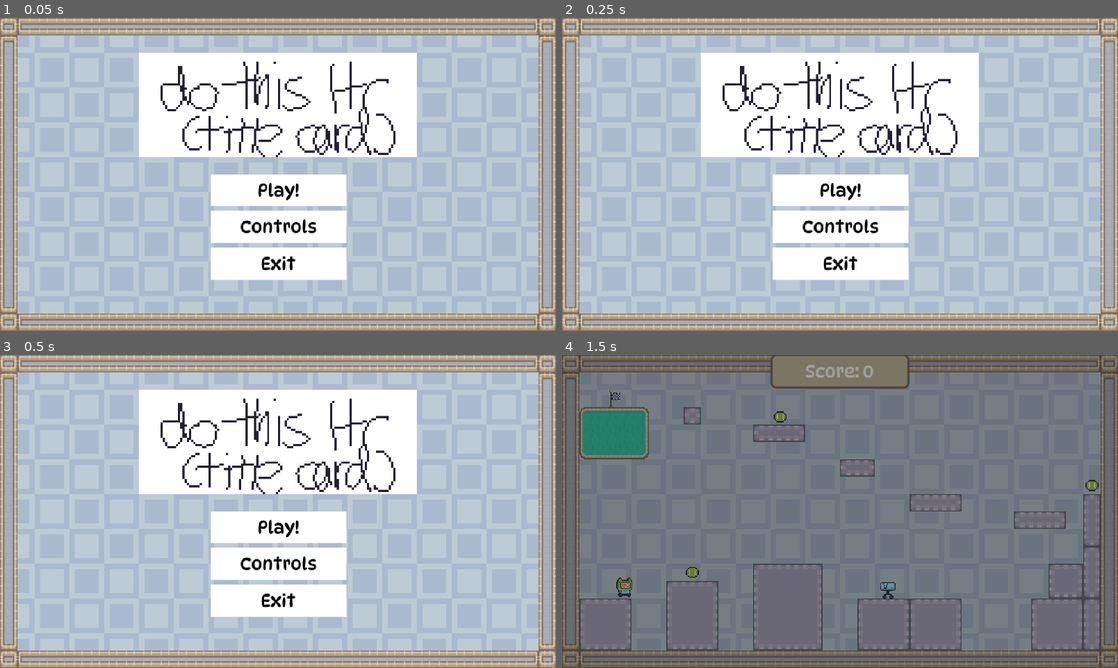
Above: before the commit, frames 1-4 (two rows, left to right).
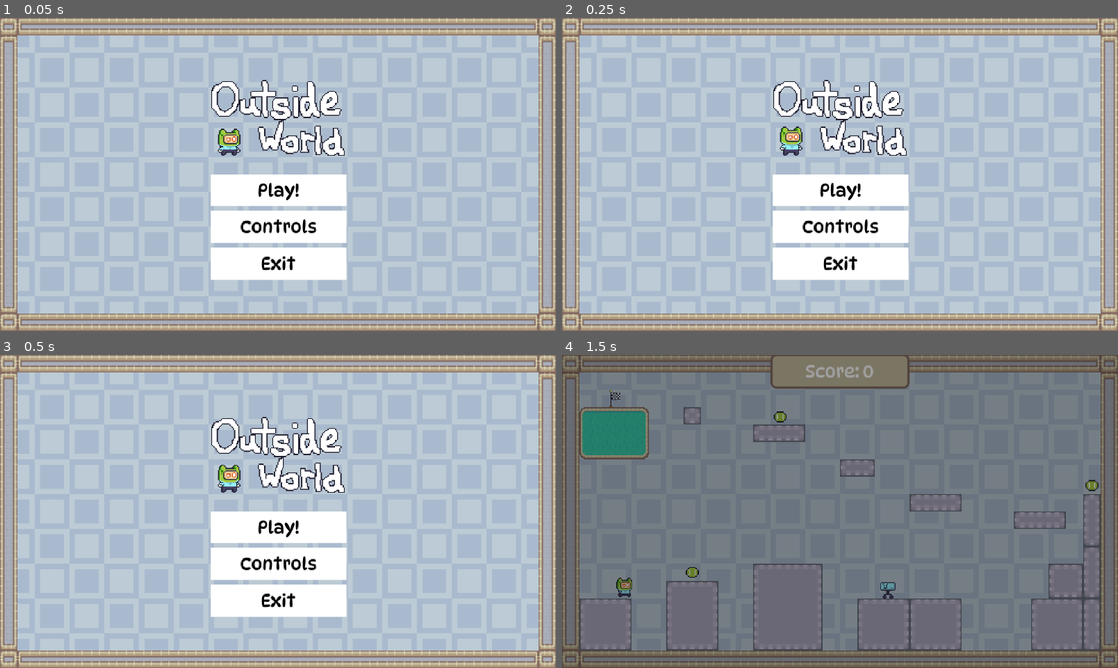
Above: after the commit, the same moments.

Repository: PokeGlitched/TheOutsideWorld
Game: Godot game, scene res://scenes/mainmenu.tscn
Two runs of this game, one before a commit and one after it. Both use one fixed random seed, a clock stepped at 60 frames per second and the inputs below.
Inputs (mouse positions are in pixels of both pictures, inside the frame that each line leads up to):
- Up to frame 1 (0.05 s): no input
- Up to frame 2 (0.25 s): no input
- Up to frame 3 (0.5 s): no input
- Up to frame 4 (1.5 s): click "Play!" at 0.5 s; tap Enter at 1.25 s; move the mouse to (962, 495) at 1.27 s; hold Right (right) from 1.28 s (still down); tap Alt at 1.35 s; click (962, 495) at 1.42 s

The runs differ from the first frame. In frame 1, 15% of the frame differs, in the area x 25-75%, y 11-45%; in frame 2, 15%; in frame 3, 15%; in frame 4, nothing differs.

Commit message:
finally made that titlecard

Diff:
--- a/scenes/mainmenu.tscn
+++ b/scenes/mainmenu.tscn
@@ -2,9 +2,9 @@
 
 [ext_resource type="Script" uid="uid://30cu8hw4ilrg" path="res://scripts/mainmenu.gd" id="1_3vvtq"]
 [ext_resource type="StyleBox" uid="uid://bpvpotjtw3p8x" path="res://assets/images/mainmenustuff/bgtexture.tres" id="1_r3g3c"]
-[ext_resource type="Texture2D" uid="uid://c50hvyygpmrer" path="res://assets/images/mainmenustuff/placeholder.png" id="3_3vvtq"]
 [ext_resource type="Texture2D" uid="uid://bnhm4b6s8qprk" path="res://assets/images/mainmenustuff/mainmenuborder.png" id="3_s5g8n"]
 [ext_resource type="FontFile" uid="uid://c7fbp2fltylha" path="res://assets/fonts/DynaPuff-VariableFont_wdth,wght.ttf" id="4_s5g8n"]
+[ext_resource type="Texture2D" uid="uid://bgtk7icq7c0il" path="res://assets/images/mainmenustuff/titlecard.png" id="5_7yvfd"]
 [ext_resource type="AudioStream" uid="uid://dvwm4xha1rki0" path="res://assets/sound/music.ogg" id="6_7yvfd"]
 
 [sub_resource type="StyleBoxFlat" id="StyleBoxFlat_r3g3c"]
@@ -17,6 +17,91 @@
 bg_color = Color(0.7529412, 0.7529412, 0.7529412, 1)
 
 [sub_resource type="StyleBoxEmpty" id="StyleBoxEmpty_dfy5j"]
+
+[sub_resource type="AtlasTexture" id="AtlasTexture_dfy5j"]
+atlas = ExtResource("5_7yvfd")
+region = Rect2(0, 0, 123, 70)
+
+[sub_resource type="AtlasTexture" id="AtlasTexture_85riq"]
+atlas = ExtResource("5_7yvfd")
+region = Rect2(123, 0, 123, 70)
+
+[sub_resource type="AtlasTexture" id="AtlasTexture_wf3n4"]
+atlas = ExtResource("5_7yvfd")
+region = Rect2(246, 0, 123, 70)
+
+[sub_resource type="AtlasTexture" id="AtlasTexture_h73c4"]
+atlas = ExtResource("5_7yvfd")
+region = Rect2(369, 0, 123, 70)
+
+[sub_resource type="AtlasTexture" id="AtlasTexture_uui5l"]
+atlas = ExtResource("5_7yvfd")
+region = Rect2(492, 0, 123, 70)
+
+[sub_resource type="AtlasTexture" id="AtlasTexture_4hago"]
+atlas = ExtResource("5_7yvfd")
+region = Rect2(615, 0, 123, 70)
+
+[sub_resource type="AtlasTexture" id="AtlasTexture_gjjcl"]
+atlas = ExtResource("5_7yvfd")
+region = Rect2(738, 0, 123, 70)
+
+[sub_resource type="AtlasTexture" id="AtlasTexture_kait0"]
+atlas = ExtResource("5_7yvfd")
+region = Rect2(861, 0, 123, 70)
+
+[sub_resource type="AtlasTexture" id="AtlasTexture_6pj40"]
+atlas = ExtResource("5_7yvfd")
+region = Rect2(984, 0, 123, 70)
+
+[sub_resource type="AtlasTexture" id="AtlasTexture_nkpmc"]
+atlas = ExtResource("5_7yvfd")
+region = Rect2(1107, 0, 123, 70)
+
+[sub_resource type="AtlasTexture" id="AtlasTexture_fsdjo"]
+atlas = ExtResource("5_7yvfd")
+region = Rect2(1230, 0, 123, 70)
+
+[sub_resource type="SpriteFrames" id="SpriteFrames_3wllo"]
+animations = [{
+"frames": [{
+"duration": 1.0,
+"texture": SubResource("AtlasTexture_dfy5j")
+}, {
+"duration": 1.0,
+"texture": SubResource("AtlasTexture_85riq")
+}, {
+"duration": 1.0,
+"texture": SubResource("AtlasTexture_wf3n4")
+}, {
+"duration": 1.0,
+"texture": SubResource("AtlasTexture_h73c4")
+}, {
+"duration": 1.0,
+"texture": SubResource("AtlasTexture_uui5l")
+}, {
+"duration": 1.0,
+"texture": SubResource("AtlasTexture_4hago")
+}, {
+"duration": 1.0,
+"texture": SubResource("AtlasTexture_gjjcl")
+}, {
+"duration": 1.0,
+"texture": SubResource("AtlasTexture_kait0")
+}, {
+"duration": 1.0,
+"texture": SubResource("AtlasTexture_6pj40")
+}, {
+"duration": 1.0,
+"texture": SubResource("AtlasTexture_nkpmc")
+}, {
+"duration": 1.0,
+"texture": SubResource("AtlasTexture_fsdjo")
+}],
+"loop": 1,
+"name": &"default",
+"speed": 20.0
+}]
 
 [node name="main_menu" type="Control" unique_id=911025488]
 texture_filter = 1
@@ -113,20 +198,11 @@
 theme_override_styles/focus = SubResource("StyleBoxEmpty_dfy5j")
 text = "Exit"
 
-[node name="TextureRect" type="TextureRect" parent="." unique_id=224919520]
-layout_mode = 1
-anchors_preset = -1
-anchor_left = 0.5
-anchor_top = 0.44500002
-anchor_right = 0.5
-anchor_bottom = 0.44500002
-offset_left = -128.0
-offset_top = -96.16
-offset_right = 128.0
-offset_bottom = -0.16000366
-grow_horizontal = 2
-grow_vertical = 2
-texture = ExtResource("3_3vvtq")
+[node name="AnimatedSprite2D" type="AnimatedSprite2D" parent="." unique_id=218279256]
+position = Vector2(256, 92)
+sprite_frames = SubResource("SpriteFrames_3wllo")
+autoplay = "default"
+frame_progress = 0.22875762
 
 [node name="Music" type="AudioStreamPlayer2D" parent="." unique_id=28117963]
 stream = ExtResource("6_7yvfd")
Binary file added: assets/images/mainmenustuff/titlecard.png
Not shown, added: assets/images/mainmenustuff/titlecard.png.import
